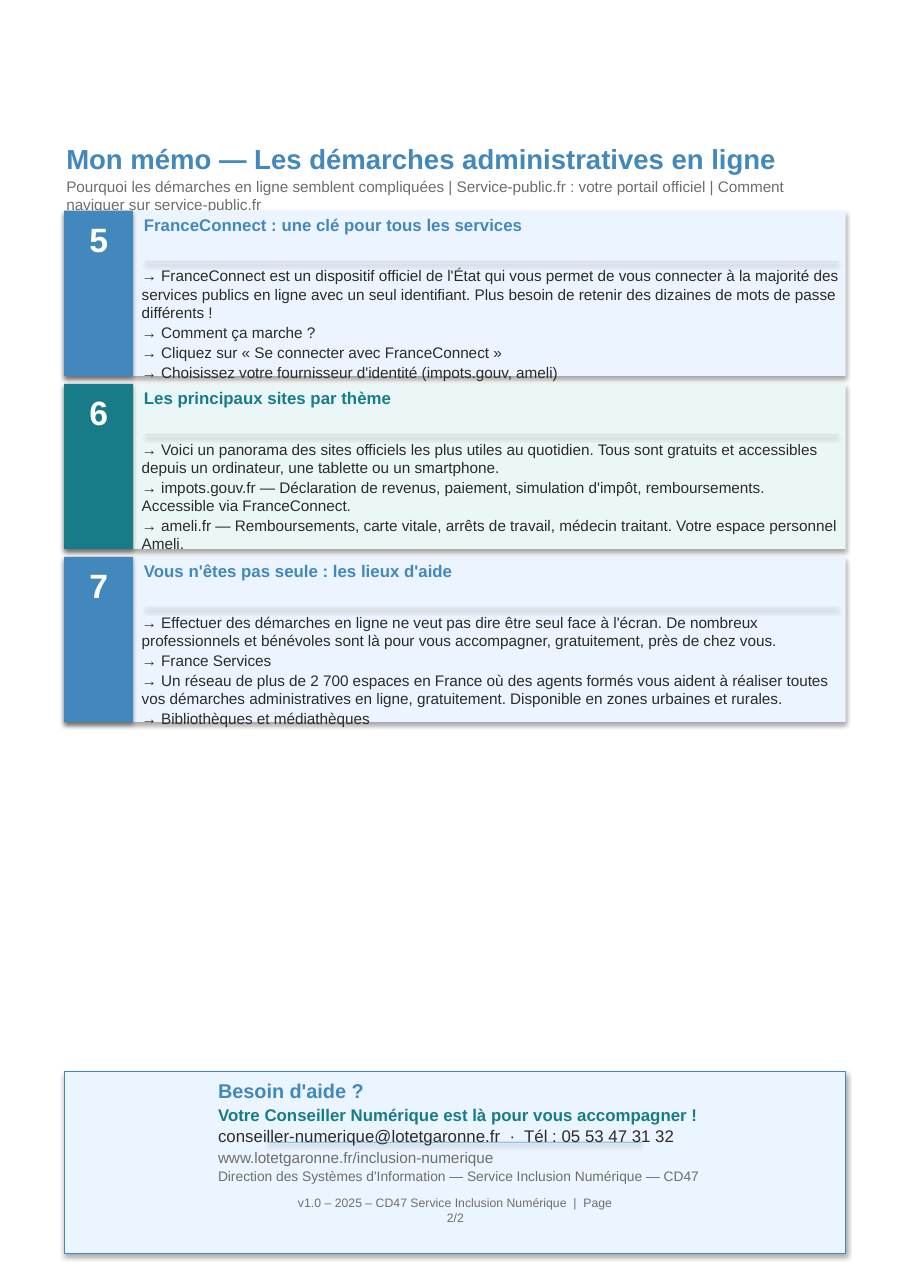
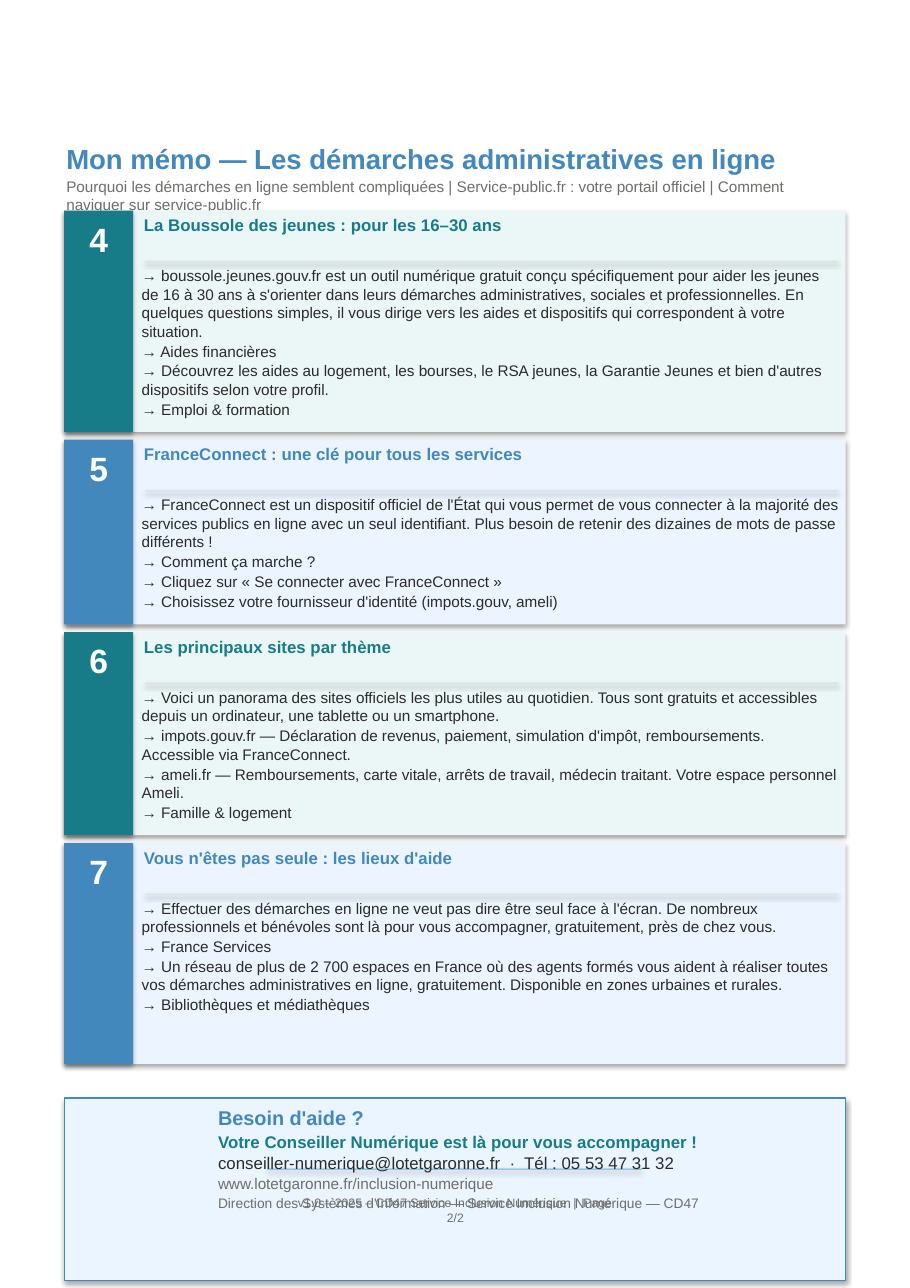
Before and after one commit to maswaddpt47-cmyk/REP_PEDA, a slide deck: slide 2 of assets/memos/B4-memo.pptx. Drawn at 910x1288 pixels with LibreOffice and Linux fonts; fonts in the diff are those of the drawing. Boxes give left, top, right and bottom in pixels: in the first picture for what was removed or moved away, otherwise in the second. Text is boxed around its words. In the diff, an @@ line names an element or a change of style, - is before the commit and + after.

```diff
--- a/assets/memos/B4-memo.pptx
+++ b/assets/memos/B4-memo.pptx
@@ rectangle: place and size @@
-rectangle at [64, 383, 846, 549]
+rectangle at [64, 210, 846, 432]
@@ rectangle: place and size @@
-rectangle at [64, 383, 133, 549]
+rectangle at [64, 210, 133, 432]
@@ text added at [89, 229, 108, 252], 22 pt, text #FFFFFF, bold @@
+4
@@ text added at [144, 219, 501, 235], 11 pt, text #187C88, bold @@
+La Boussole des jeunes : pour les 16–30 ans
@@ text added at [142, 269, 822, 418], 10 pt, text #2B2B2B @@
+→ boussole.jeunes.gouv.fr est un outil numérique gratuit conçu spécifiquement pour aider les jeunes de 16 à 30 ans à s'orienter dans leurs démarches administratives, sociales et professionnelles. En quelques questions simples, il vous dirige vers les aides et dispositifs qui correspondent à votre situation.
+→ Aides financières
+→ Découvrez les aides au logement, les bourses, le RSA jeunes, la Garantie Jeunes et bien d'autres dispositifs selon votre profil.
+→ Emploi & formation
@@ text "5": place and size @@
-text "5" at [89, 229, 108, 253]
+text "5" at [89, 458, 108, 482]
@@ rectangle: place and size @@
-rectangle at [64, 557, 846, 723]
+rectangle at [64, 440, 846, 625]
@@ rectangle: place and size @@
-rectangle at [64, 557, 133, 723]
+rectangle at [64, 440, 133, 625]
@@ text "FranceConnect : une clé pour ...": place and size @@
-text "FranceConnect : une clé pour ..." at [144, 218, 522, 235]
+text "FranceConnect : une clé pour ..." at [144, 447, 522, 464]
@@ text "→ FranceConnect est un dispositif ...": place and size @@
-text "→ FranceConnect est un dispositif ..." at [142, 269, 839, 381]
+text "→ FranceConnect est un dispositif ..." at [142, 498, 839, 610]
@@ rectangle: place and size @@
-rectangle at [145, 434, 838, 435]
+rectangle at [145, 490, 838, 491]
@@ text "6": place and size @@
-text "6" at [89, 401, 108, 426]
+text "6" at [89, 649, 108, 674]
@@ rectangle added at [64, 632, 846, 835], fill #EBF7F6 @@
@@ rectangle added at [64, 632, 133, 835], fill #187C88 @@
@@ text "Les principaux sites par thème": place and size @@
-text "Les principaux sites par thème" at [144, 391, 391, 408]
+text "Les principaux sites par thème" at [144, 640, 391, 657]
@@ text "→ Voici un panorama des ..." rewrapped from [142, 444, 836, 550] to [142, 692, 836, 821] @@
@@ rectangle: place and size @@
-rectangle at [145, 608, 838, 609]
+rectangle at [145, 683, 838, 684]
@@ text "7": place and size @@
-text "7" at [89, 575, 108, 598]
+text "7" at [89, 861, 108, 884]
@@ rectangle: place and size @@
-rectangle at [64, 210, 846, 376]
+rectangle at [64, 843, 846, 1064]
@@ rectangle: place and size @@
-rectangle at [64, 210, 133, 376]
+rectangle at [64, 843, 133, 1064]
@@ text "Vous n'êtes pas seule : ...": place and size @@
-text "Vous n'êtes pas seule : ..." at [144, 564, 452, 581]
+text "Vous n'êtes pas seule : ..." at [144, 851, 452, 868]
@@ text "→ Effectuer des démarches en ...": place and size @@
-text "→ Effectuer des démarches en ..." at [142, 616, 829, 727]
+text "→ Effectuer des démarches en ..." at [142, 902, 829, 1013]
@@ rectangle added at [145, 893, 838, 895], fill #DDDDDD @@
@@ 2 rectangles, 1 text: place and size @@
-2 rectangles, 1 text at [64, 1071, 846, 1253]
+2 rectangles, 1 text at [64, 1098, 846, 1280]
```
Also in this commit, not shown: 1 other slide changed, 20 other files.
